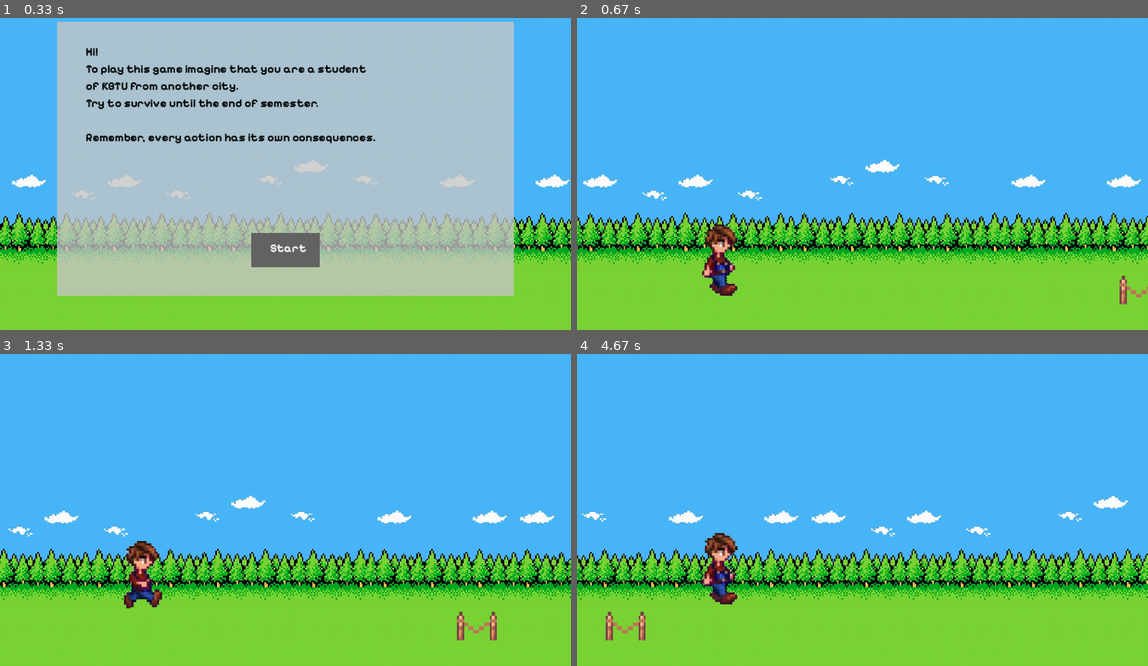
Above: before the commit, frames 1-4 (two rows, left to right).
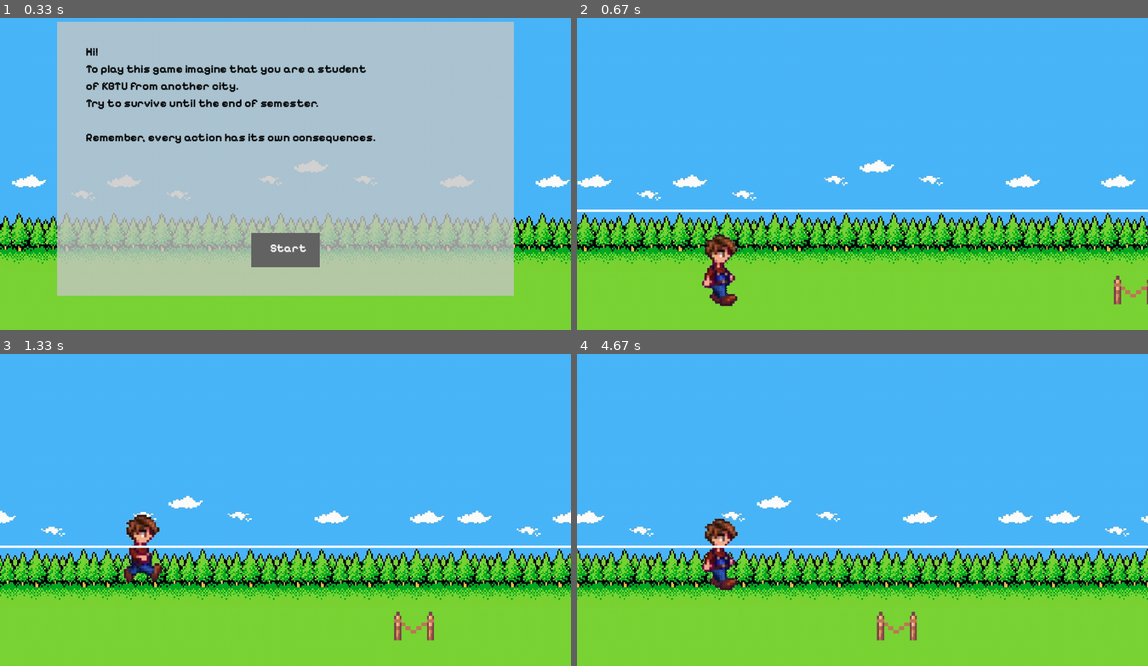
Above: after the commit, the same moments.

Repository: PyGame-Project-Team11/PyGame-Project
Game: pygame game, started from game.py
The game is run twice, just before and just after one commit, with the same random seed, the same clock (stepped at 60 frames per second) and the same inputs.
Inputs:
- Up to frame 1 (0.33 s): no input
- Up to frame 2 (0.67 s): click "Start" at 0.42 s
- Up to frame 3 (1.33 s): tap Space at 0.67 s
- Up to frame 4 (4.67 s): tap Space at 2.57, 4.07 s

Frame 1 is identical in both runs. In frame 2, 13% of the frame differs, in the area x 0-100%, y 45-93%; in frame 3, 14%; in frame 4, 15%, in the area x 0-100%, y 45-92%.

Commit message:
Changed day7 jump

Diff:
--- a/game.py
+++ b/game.py
@@ -66,7 +66,8 @@
 is_moving_right = False
 last_movement = False
 start_bacgraund_pos = 0
-background_move_speed = 10
+background_move_speed = 20
+jump_const = 25
 
 litter = []
 for i in range(11):
@@ -154,7 +155,7 @@
 obstacle_rect = obstacle.get_rect()
 obstacle_rect.center = (WIDTH, HEIGHT - 70)
 # obstacle_rect = pygame.Rect(WIDTH, HEIGHT - 100, 20, 40)
-obstacle_speed = 15
+obstacle_speed = 25
 
 
 def show_rules():
@@ -739,13 +740,18 @@
         screen.blit(player.walk_right[player_anim_count], player_rect)
         player_anim_count = (player_anim_count + 1) % len(player.walk_right)
         screen.blit(obstacle, obstacle_rect)
-        if jumping and player.pos_y > 430 - 40:
-            player.pos_y -= 100
-            if player.pos_y <= HEIGHT -200:
+
+        pygame.draw.line(screen, (255, 255, 255), (0, 390), (1000, 390), 4)
+        if jumping and player.pos_y > 300:
+            player.pos_y -= jump_const
+            jump_const -= 1
+            if player.pos_y <= HEIGHT - 300:
                 jumping = False
-        else:
-            if player.pos_y < HEIGHT - 170:
-                player.pos_y +=7
+                print(player.pos_y)
+
+        if not jumping and player.pos_y < HEIGHT - 170:
+                player.pos_y += jump_const
+                jump_const += 1
                 jumping = False
         obstacle_rect.x -= obstacle_speed
         if obstacle_rect.right <= 0:
